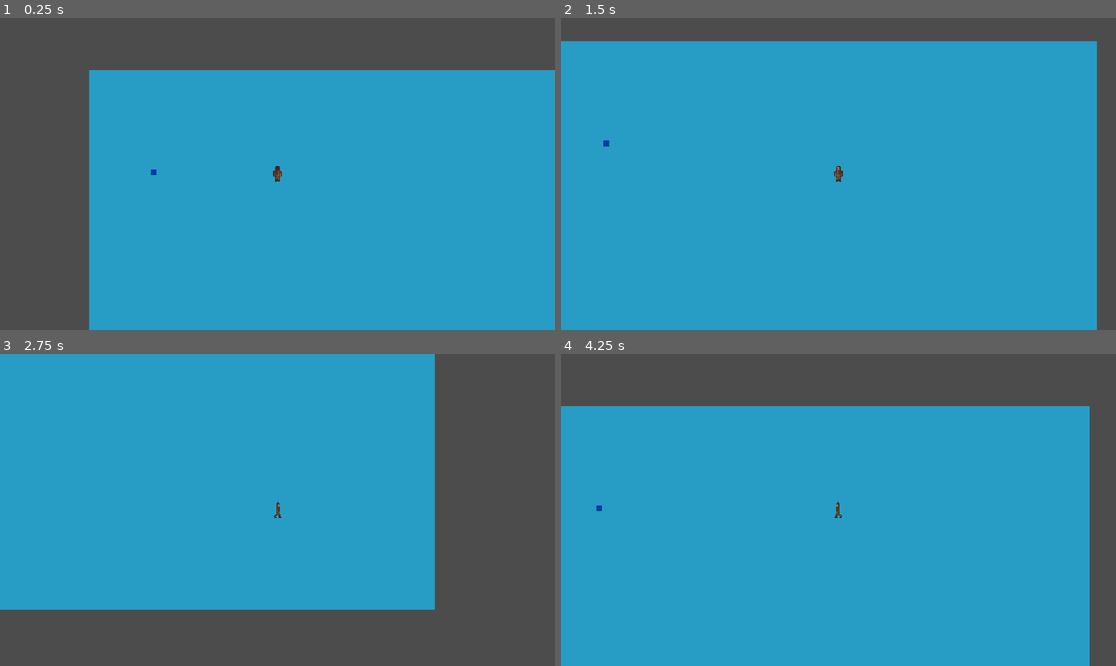
Above: before the commit, frames 1-4 (two rows, left to right).
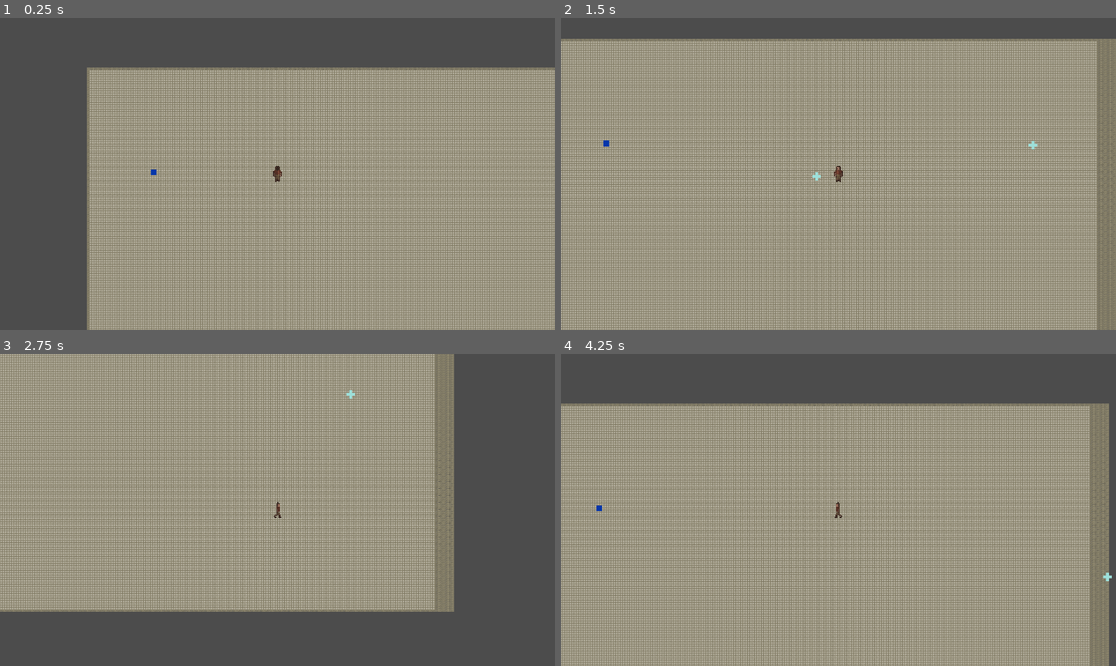
Above: after the commit, the same moments.

Repository: Not-Aaron/archive_dungeon
Game: Godot game, scene res://src/main.tscn
The game is run twice, just before and just after one commit, with the same random seed, the same clock (stepped at 60 frames per second) and the same inputs.
Inputs (mouse positions are in pixels of both pictures, inside the frame that each line leads up to):
- Up to frame 1 (0.25 s): no input
- Up to frame 2 (1.5 s): tap Enter at 0.5 s; move the mouse to (960, 158) at 0.52 s; hold D (move_right) 0.53-1.28 s; tap Space (shoot, bound only after the commit) at 0.6, 1.35 s; move the mouse to (727, 189) at 1.27 s; hold S (move_down) from 1.28 s (still down)
- Up to frame 3 (2.75 s): move the mouse to (333, 441) at 2.02 s; release S (move_down) at 2.03 s; hold D (move_right) from 2.03 s (still down); tap Space (shoot, bound only after the commit) at 2.1 s
- Up to frame 4 (4.25 s): move the mouse to (810, 572) at 2.77 s; release D (move_right) at 2.78 s; hold W (move_up) 2.78-3.53 s; tap Space (shoot, bound only after the commit) at 2.85, 3.6 s; move the mouse to (1005, 556) at 3.52 s; hold A (move_left) from 3.53 s (still down)

The runs differ from the first frame. In frame 1, 71% of the frame differs, in the area x 15-100%, y 15-100%; in frame 2, 93%, in the area x 0-100%, y 6-100%; in frame 3, 68%; in frame 4, 83%.

Commit message:
sprint2 catchup merge (#23)
* test commit

test commit

* v

v

Diff:
--- a/project.godot
+++ b/project.godot
@@ -9,12 +9,18 @@
 config_version=4
 
 _global_script_classes=[ {
+"base": "Area2D",
+"class": "Bullet",
+"language": "GDScript",
+"path": "res://src/actors/player/Bullet.gd"
+}, {
 "base": "KinematicBody2D",
 "class": "Player",
 "language": "GDScript",
 "path": "res://src/actors/player/player.gd"
 } ]
 _global_script_class_icons={
+"Bullet": "",
 "Player": ""
 }
 
@@ -59,6 +65,11 @@
 "events": [ Object(InputEventKey,"resource_local_to_scene":false,"resource_name":"","device":0,"alt":false,"shift":false,"control":false,"meta":false,"command":false,"pressed":false,"scancode":83,"physical_scancode":0,"unicode":0,"echo":false,"script":null)
  ]
 }
+shoot={
+"deadzone": 0.5,
+"events": [ Object(InputEventKey,"resource_local_to_scene":false,"resource_name":"","device":0,"alt":false,"shift":false,"control":false,"meta":false,"command":false,"pressed":false,"scancode":32,"physical_scancode":0,"unicode":0,"echo":false,"script":null)
+ ]
+}
 
 [layer_names]
 
--- /dev/null
+++ b/src/BulletManager.gd
@@ -0,0 +1,7 @@
+
+extends Node2D
+
+func handle_bullet_spawned(bullet : Bullet,position: Vector2,direction: Vector2):
+	add_child(bullet)
+	global_position = position
+	bullet.set_direction(direction)
--- /dev/null
+++ b/src/actors/player/Bullet.gd
@@ -0,0 +1,31 @@
+extends Area2D
+class_name Bullet
+export (int) var speed = 20
+
+var direction := Vector2.ZERO
+
+onready var kill_timer = $KillTimer
+
+func _ready():
+	kill_timer.start()
+
+# Called every frame. 'delta' is the elapsed time since the previous frame.
+func _physics_process(_delta: float):
+	if direction != Vector2.ZERO:
+		var velocity = direction * speed
+
+		global_position += velocity
+
+
+func set_direction(direction: Vector2):
+	self.direction = direction
+
+
+func _on_KillTimer_timeout():
+	queue_free()
+
+
+func _on_Bullet_body_entered(body):
+	if body.has_method("handle_hit"):
+		body.handle_hit()
+		queue_free()
--- /dev/null
+++ b/src/actors/player/Bullet.tscn
@@ -0,0 +1,26 @@
+[gd_scene load_steps=4 format=2]
+
+[ext_resource path="res://assets/bullet/bullet.png" type="Texture" id=1]
+[ext_resource path="res://src/actors/player/Bullet.gd" type="Script" id=2]
+
+[sub_resource type="RectangleShape2D" id=1]
+extents = Vector2( 10, 6 )
+
+[node name="Bullet" type="Area2D"]
+collision_mask = 4
+script = ExtResource( 2 )
+
+[node name="CollisionShape2D" type="CollisionShape2D" parent="."]
+position = Vector2( -2, 2 )
+shape = SubResource( 1 )
+
+[node name="Sprite" type="Sprite" parent="."]
+position = Vector2( 109.25, 109.25 )
+scale = Vector2( 10, 10 )
+texture = ExtResource( 1 )
+
+[node name="KillTimer" type="Timer" parent="."]
+one_shot = true
+
+[connection signal="body_entered" from="." to="." method="_on_Bullet_body_entered"]
+[connection signal="timeout" from="KillTimer" to="." method="_on_KillTimer_timeout"]
--- a/src/actors/player/player.gd
+++ b/src/actors/player/player.gd
@@ -1,7 +1,9 @@
 extends KinematicBody2D
 class_name Player
+signal player_fired_bullet(bullet, position, direction)
+onready var weapon = $weapon
 
-
+export (PackedScene) var Bullet
 const physics = preload("physics.gd")
 var physicsType = physics.Default
 var velocity = Vector2.ZERO
@@ -33,7 +35,16 @@
 # var a: int = 2
 # var b: String = "text"
 
-
+func _unhandled_input(event: InputEvent):
+	if event.is_action_released("shoot"):
+		shoot()
 # Called when the node enters the scene tree for the first time.
 func _ready() -> void:
 	pass # Replace with function body.
+func shoot():
+	var bullet_instance = Bullet.instance()
+	bullet_instance.global_position = weapon.global_position
+	var target = get_global_mouse_position()
+	var direction_to_mouse = weapon.global_position.direction_to(target).normalized()
+	bullet_instance.set_direction(direction_to_mouse)
+	emit_signal("player_fired_bullet",bullet_instance, weapon.position, direction_to_mouse)
--- a/src/actors/player/player.tscn
+++ b/src/actors/player/player.tscn
@@ -9,6 +9,7 @@
 [ext_resource path="res://assets/player/up1.png" type="Texture" id=7]
 [ext_resource path="res://assets/player/right1.png" type="Texture" id=8]
 [ext_resource path="res://assets/player/up2.png" type="Texture" id=9]
+[ext_resource path="res://src/actors/player/Bullet.tscn" type="PackedScene" id=10]
 
 [sub_resource type="RectangleShape2D" id=1]
 extents = Vector2( 16, 24 )
@@ -39,6 +40,7 @@
 [node name="Player" type="KinematicBody2D"]
 collision_mask = 4
 script = ExtResource( 1 )
+Bullet = ExtResource( 10 )
 
 [node name="CollisionBox" type="CollisionShape2D" parent="."]
 shape = SubResource( 1 )
@@ -47,3 +49,6 @@
 scale = Vector2( 3, 3 )
 frames = SubResource( 2 )
 animation = "up"
+
+[node name="weapon" type="Position2D" parent="."]
+position = Vector2( -54, -45 )
--- a/src/actors/test_flying_enemy/fly_enemy.gd
+++ b/src/actors/test_flying_enemy/fly_enemy.gd
@@ -27,3 +27,7 @@
 # Damage player upon collision
 func _on_FlyingEnemy_body_entered(body: Node) -> void:
 	pass
+func handle_hit():
+	health -= 100
+	if health <= 0:
+		queue_free()
--- a/src/actors/test_flying_enemy/fly_enemy.tscn
+++ b/src/actors/test_flying_enemy/fly_enemy.tscn
@@ -1,6 +1,7 @@
-[gd_scene load_steps=3 format=2]
+[gd_scene load_steps=4 format=2]
 
 [ext_resource path="res://src/actors/test_flying_enemy/fly_enemy.gd" type="Script" id=1]
+[ext_resource path="res://assets/enemy/ghost copy.png" type="Texture" id=2]
 
 [sub_resource type="RectangleShape2D" id=1]
 extents = Vector2( 50, 31 )
@@ -11,12 +12,13 @@
 mode = 2
 script = ExtResource( 1 )
 
-[node name="ColorRect" type="ColorRect" parent="."]
+[node name="ColorRect" type="TextureRect" parent="."]
 margin_left = -50.0
 margin_top = -31.0
 margin_right = 50.0
 margin_bottom = 31.0
-color = Color( 0.945098, 0.933333, 0.14902, 1 )
+texture = ExtResource( 2 )
+stretch_mode = 1
 
 [node name="CollisionShape2D" type="CollisionShape2D" parent="."]
 shape = SubResource( 1 )
--- a/src/levels/level_1.tscn
+++ b/src/levels/level_1.tscn
@@ -1,14 +1,19 @@
-[gd_scene load_steps=5 format=2]
+[gd_scene load_steps=7 format=2]
 
 [ext_resource path="res://src/actors/player/player.tscn" type="PackedScene" id=1]
 [ext_resource path="res://src/actors/test_flying_enemy/fly_enemy.tscn" type="PackedScene" id=2]
 [ext_resource path="res://src/levels/level_2.tscn" type="PackedScene" id=3]
 [ext_resource path="res://src/environment/portal.tscn" type="PackedScene" id=4]
+[ext_resource path="res://assets/environments/floorsheet.png" type="Texture" id=5]
 
-[node name="PlaceholderBackground" type="ColorRect"]
+[sub_resource type="CanvasItemMaterial" id=1]
+
+[node name="PlaceholderBackground" type="TextureRect"]
+material = SubResource( 1 )
 margin_right = 1933.0
 margin_bottom = 1101.0
-color = Color( 0.623529, 0.305882, 0.305882, 1 )
+texture = ExtResource( 5 )
+stretch_mode = 1
 
 [node name="Player" parent="." instance=ExtResource( 1 )]
 position = Vector2( 895, 266 )
--- a/src/levels/level_2.tscn
+++ b/src/levels/level_2.tscn
@@ -1,12 +1,14 @@
-[gd_scene load_steps=3 format=2]
+[gd_scene load_steps=4 format=2]
 
 [ext_resource path="res://src/actors/player/player.tscn" type="PackedScene" id=1]
 [ext_resource path="res://src/actors/test_flying_enemy/fly_enemy.tscn" type="PackedScene" id=2]
+[ext_resource path="res://assets/environments/floorsheet.png" type="Texture" id=3]
 
-[node name="PlaceholderBackground" type="ColorRect"]
+[node name="PlaceholderBackground" type="TextureRect"]
 margin_right = 1933.0
 margin_bottom = 1101.0
-color = Color( 0.486275, 0.305882, 0.623529, 1 )
+texture = ExtResource( 3 )
+stretch_mode = 1
 
 [node name="Player" parent="." instance=ExtResource( 1 )]
 position = Vector2( 895, 266 )
--- /dev/null
+++ b/src/main.gd
@@ -0,0 +1,16 @@
+extends TextureRect
+
+
+# Declare member variables here. Examples:
+# var a = 2
+# var b = "text"
+
+
+# Called when the node enters the scene tree for the first time.
+func _ready():
+	$Player.connect("player_fired_bullet",bullet_manager,"handle_bullet_spawned") # Replace with function body.
+	$music.play()
+onready var bullet_manager = $BulletManager
+# Called every frame. 'delta' is the elapsed time since the previous frame.
+#func _process(delta):
+#	pass
--- a/src/main.tscn
+++ b/src/main.tscn
@@ -1,16 +1,34 @@
-[gd_scene load_steps=4 format=2]
+[gd_scene load_steps=11 format=2]
 
 [ext_resource path="res://src/actors/player/player.tscn" type="PackedScene" id=1]
 [ext_resource path="res://src/environment/portal.tscn" type="PackedScene" id=2]
 [ext_resource path="res://src/levels/level_1.tscn" type="PackedScene" id=3]
+[ext_resource path="res://assets/environments/background1280_720mk2.png" type="Texture" id=4]
+[ext_resource path="res://assets/environments/wall2 copy.png" type="Texture" id=5]
+[ext_resource path="res://src/main.gd" type="Script" id=6]
+[ext_resource path="res://src/BulletManager.gd" type="Script" id=7]
+[ext_resource path="res://assets/environments/floor_tile.png" type="Texture" id=8]
+[ext_resource path="res://assets/music and sfx/swanlakemodification fortot.mp3" type="AudioStream" id=9]
 
-[node name="ColorRect" type="ColorRect"]
+[sub_resource type="SegmentShape2D" id=1]
+b = Vector2( 5, 159 )
+
+[node name="ColorRect" type="TextureRect"]
 anchor_right = 1.0
 anchor_bottom = 1.0
-color = Color( 0.156863, 0.619608, 0.780392, 1 )
+texture = ExtResource( 8 )
+stretch_mode = 2
+script = ExtResource( 6 )
 __meta__ = {
 "_edit_lock_": true
 }
+
+[node name="Background1280720Mk2" type="Sprite" parent="."]
+visible = false
+light_mask = 0
+position = Vector2( 448.333, 294 )
+scale = Vector2( 3.05833, 3.05833 )
+texture = ExtResource( 4 )
 
 [node name="Portal" parent="." instance=ExtResource( 2 )]
 position = Vector2( 223, 354 )
@@ -21,3 +39,29 @@
 
 [node name="Camera2D" type="Camera2D" parent="Player"]
 current = true
+
+[node name="BulletManager" type="Node2D" parent="."]
+script = ExtResource( 7 )
+
+[node name="music" type="AudioStreamPlayer2D" parent="."]
+stream = ExtResource( 9 )
+
+[node name="wall" type="StaticBody2D" parent="."]
+
+[node name="CollisionShape2D" type="CollisionShape2D" parent="wall"]
+shape = SubResource( 1 )
+
+[node name="Path2D" type="CollisionPolygon2D" parent="wall"]
+build_mode = 1
+polygon = PoolVector2Array( 0, 1080, 1920, 1080, 1920, 0, 0, 0 )
+one_way_collision_margin = 0.0
+
+[node name="TextureRect" type="TextureRect" parent="."]
+show_behind_parent = true
+light_mask = 0
+margin_left = -9.0
+margin_top = -8.0
+margin_right = 1987.0
+margin_bottom = 1088.0
+texture = ExtResource( 5 )
+stretch_mode = 2
Binary file added: assets/bullet/bullet.png
Not shown, added: assets/bullet/bullet.png.import
Binary file added: assets/enemy/ghost copy.png
Not shown, added: assets/enemy/ghost copy.png.import
Binary file added: assets/environments/background1280_720mk2.png
Not shown, added: assets/environments/background1280_720mk2.png.import
Binary file added: assets/environments/floor_tile.png
Not shown, added: assets/environments/floor_tile.png.import
Binary file added: assets/environments/floorsheet.png
Not shown, added: assets/environments/floorsheet.png.import
Binary file added: assets/environments/png.png
Not shown, added: assets/environments/png.png.import
(and 7 more such lines)
